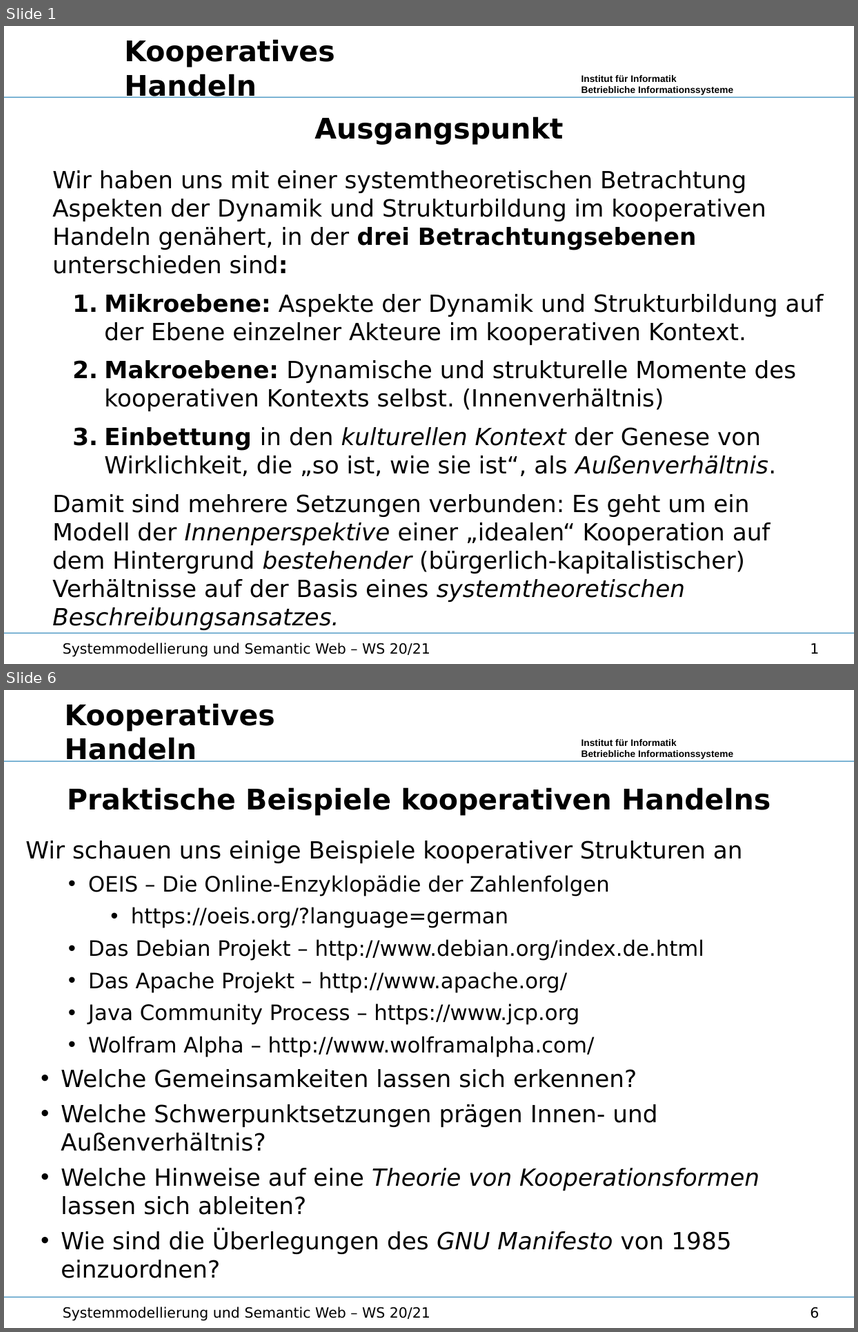
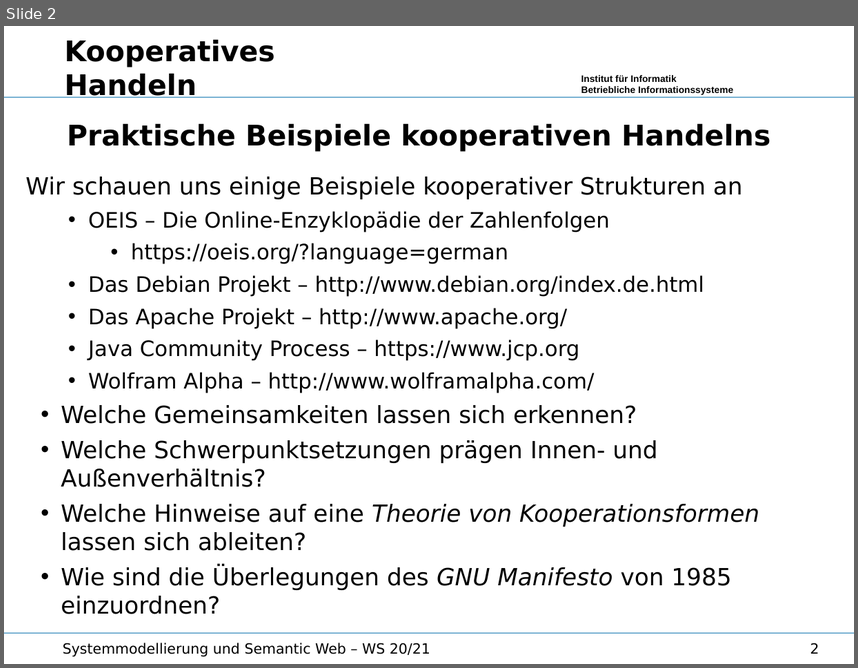
Before and after one commit to wumm-project/Leipzig-Seminar, a slide deck: Wintersemester-2020/Vorlesung/KooperativesHandeln.odp. Shown one above the other, each under a label of ours: slides 1 and 6 before the commit, slide 2 after it; the slides between them are not shown. The pictures are 858x1332 and 858x668 pixels, drawn with LibreOffice and Linux fonts; fonts in the diff are those of the drawing; background and template pictures are left out. Boxes give left, top, right and bottom in pixels: in the first picture for what was removed or moved away, otherwise in the second. Text is boxed around its words. In the diff, an @@ line names an element or a change of style, - is before the commit and + after.

```diff
--- a/Wintersemester-2020/Vorlesung/KooperativesHandeln.odp
+++ b/Wintersemester-2020/Vorlesung/KooperativesHandeln.odp
@@ slide 1 removed at [4, 26, 854, 664], background #FFFFFF; not listed: 3 template elements that a slide beside it also shows @@
@@ text removed at [124, 39, 335, 98] @@
-Kooperatives Handeln
@@ text removed at [52, 116, 824, 573] @@
-Ausgangspunkt
-Wir haben uns mit einer systemtheoretischen Betrachtung Aspekten der Dynamik und Strukturbildung im kooperativen Handeln genähert, in der drei Betrachtungsebenen unterschieden sind:
-  1. Mikroebene: Aspekte der Dynamik und Strukturbildung auf der Ebene einzelner Akteure im kooperativen Kontext.
-  2. Makroebene: Dynamische und strukturelle Momente des kooperativen Kontexts selbst. (Innenverhältnis)
-  3. Einbettung in den kulturellen Kontext der Genese von Wirklichkeit, die „so ist, wie sie ist“, als Außenverhältnis.
-Damit sind mehrere Setzungen verbunden: Es geht um ein Modell der Innenperspektive einer „idealen“ Kooperation auf dem Hintergrund bestehender (bürgerlich-kapitalistischer) Verhältnisse auf der Basis eines systemtheoretischen Beschreibungsansatzes.
@@ text removed at [63, 642, 430, 657] @@
-Systemmodellierung und Semantic Web – WS 20/21
@@ page number removed at [810, 643, 819, 653] @@
-1
@@ what was slide 6 is now slide 2 @@
@@ page number at [810, 642, 819, 653]: text changed @@
-6
+2
```
Also in this commit, not shown: 1 slide added, 4 other slides removed, 4 other files.
